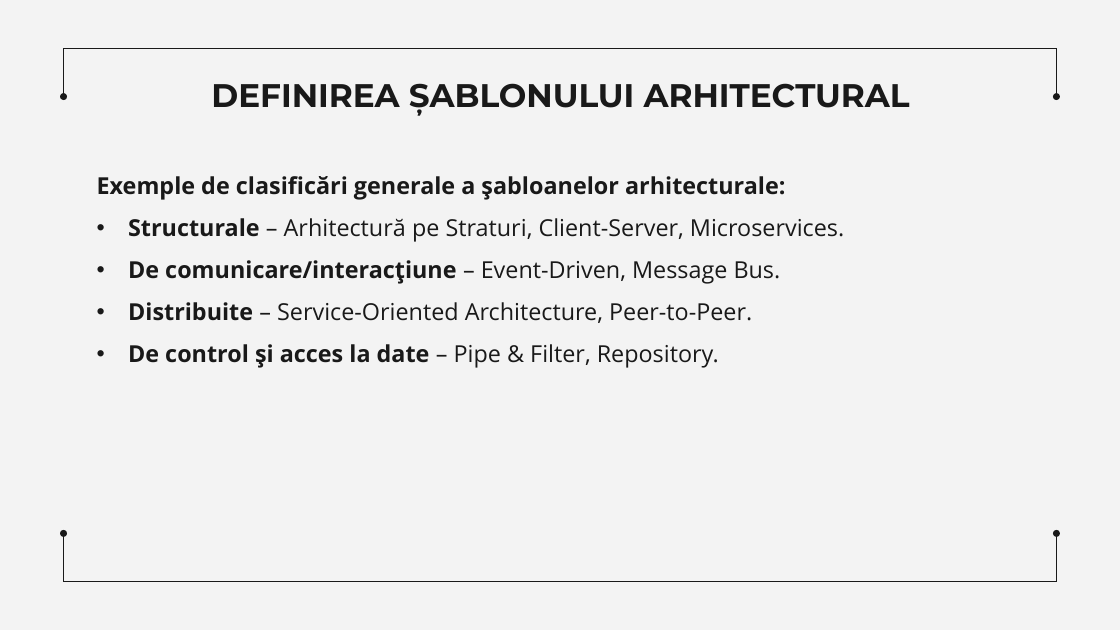
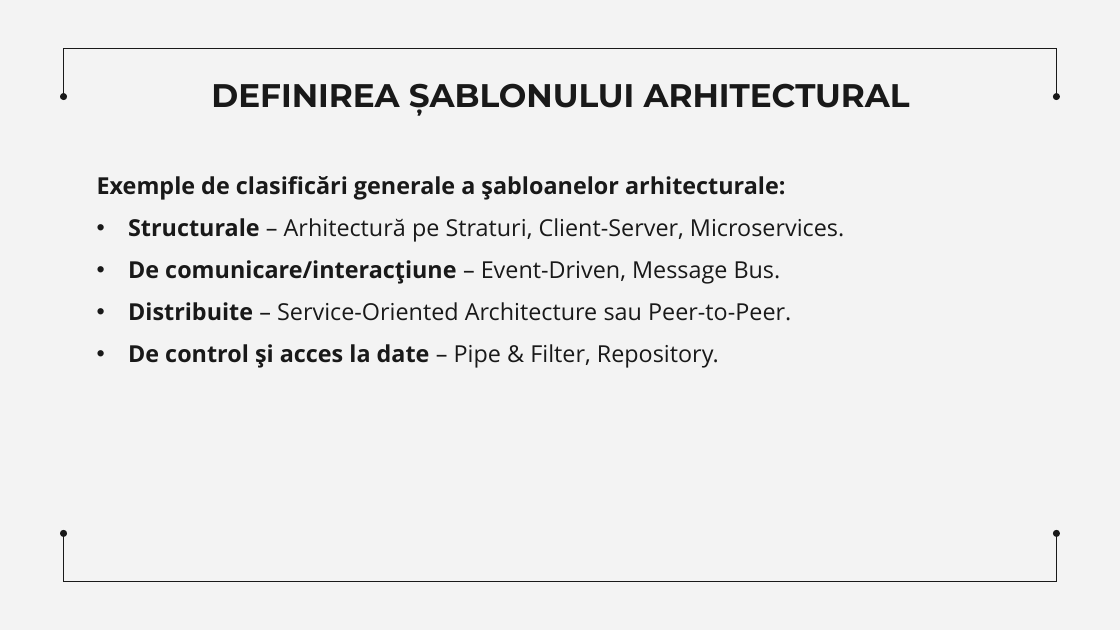
Before and after one commit to DoroganVadim/Teza-de-licenta, a slide deck: slide 5 of Dorogan_Vadim_Teză_de_Licență(prezentare).pptx. Drawn at 1120x630 pixels with LibreOffice and Linux fonts; fonts in the diff are those of the drawing. Boxes give left, top, right and bottom in pixels: in the first picture for what was removed or moved away, otherwise in the second. Text is boxed around its words. In the diff, an @@ line names an element or a change of style, - is before the commit and + after.

```diff
--- a/Dorogan_Vadim_Teză_de_Licență(prezentare).pptx
+++ b/Dorogan_Vadim_Teză_de_Licență(prezentare).pptx
@@ text at <box>128,302,791,321</box>: text changed @@
-• Distribuite – Service-Oriented Architecture, Peer-to-Peer.
+• Distribuite – Service-Oriented Architecture sau Peer-to-Peer.
```
Also in this commit, not shown: 10 other slides changed, 1 slide added, 1 slide removed, 30 other files.
